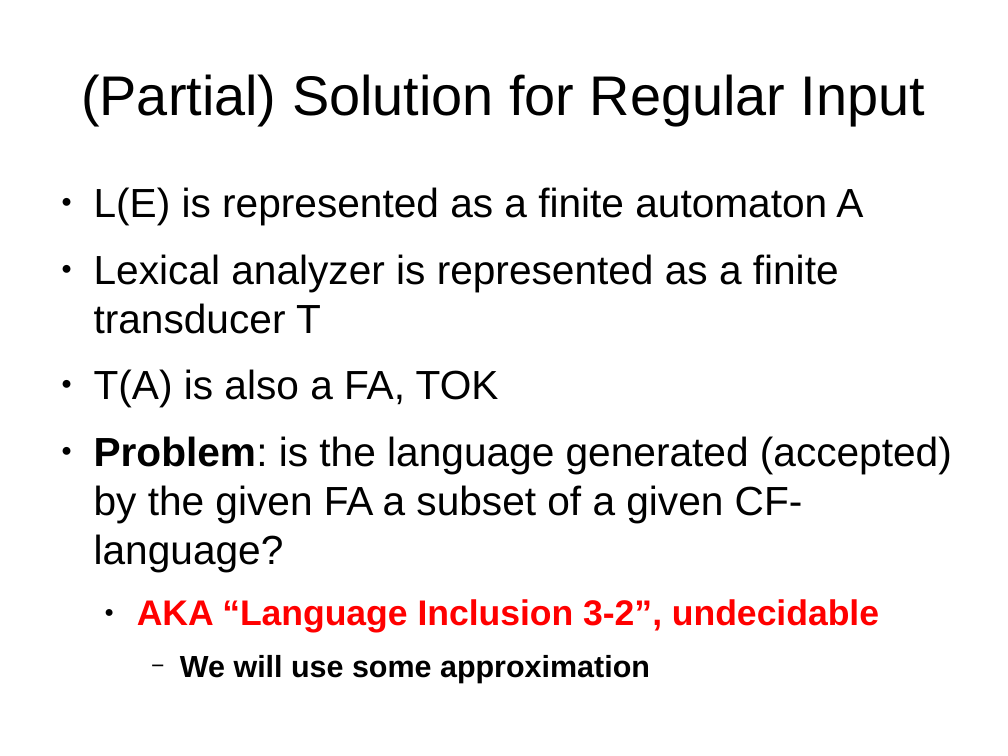
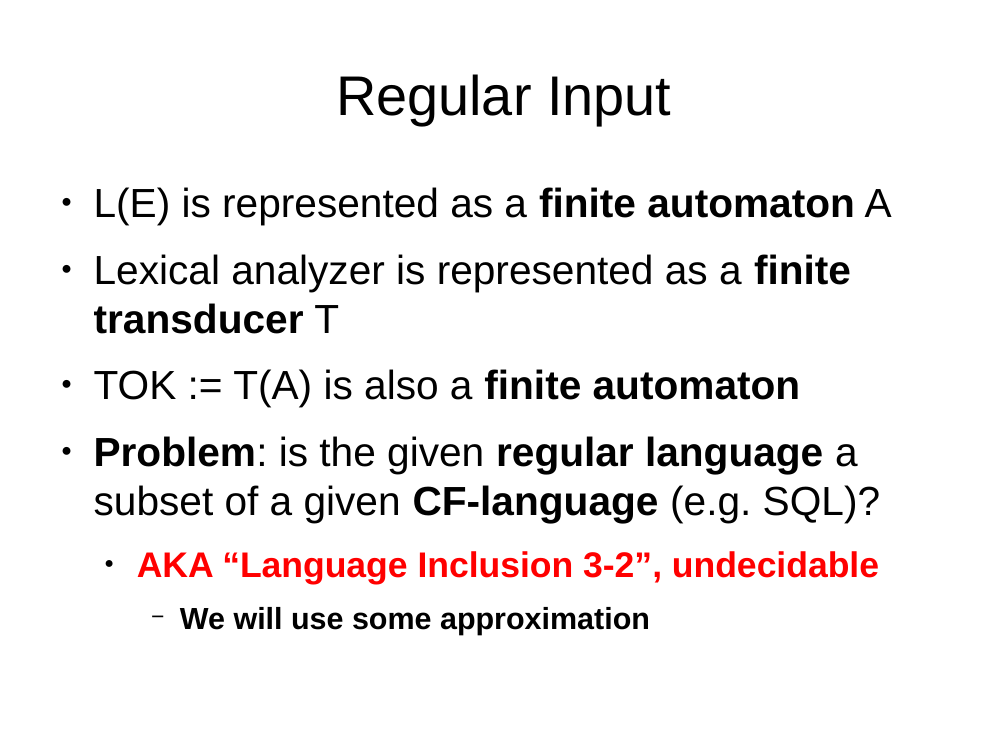
Before and after one commit to abreslav-from-google-code/abreslav, a slide deck: slide 10 of work/PL_Seminar/breslav_abstract_parsing.odp (slide 11 before the commit). Drawn at 1008x756 pixels with LibreOffice and Linux fonts; fonts in the diff are those of the drawing. Boxes give left, top, right and bottom in pixels: in the first picture for what was removed or moved away, otherwise in the second. Text is boxed around its words. In the diff, an @@ line names an element or a change of style, - is before the commit and + after.

```diff
--- a/work/PL_Seminar/breslav_abstract_parsing.odp
+++ b/work/PL_Seminar/breslav_abstract_parsing.odp
@@ title at box(336, 74, 671, 125): text changed @@
-(Partial) Solution for Regular Input
+Regular Input
@@ text at box(94, 187, 892, 334): bold on in "finite automaton", "finite transducer" @@
@@ text at box(94, 369, 880, 523): text changed @@
-● T(A) is also a FA, TOK
-● Problem: is the language generated (accepted) by the given FA a subset of a given CF-language?
+● TOK := T(A) is also a finite automaton
+● Problem: is the given regular language a subset of a given CF-language (e.g. SQL)?
```
Also in this commit, not shown: 13 other slides changed, 14 slides added, 2 slides removed.
